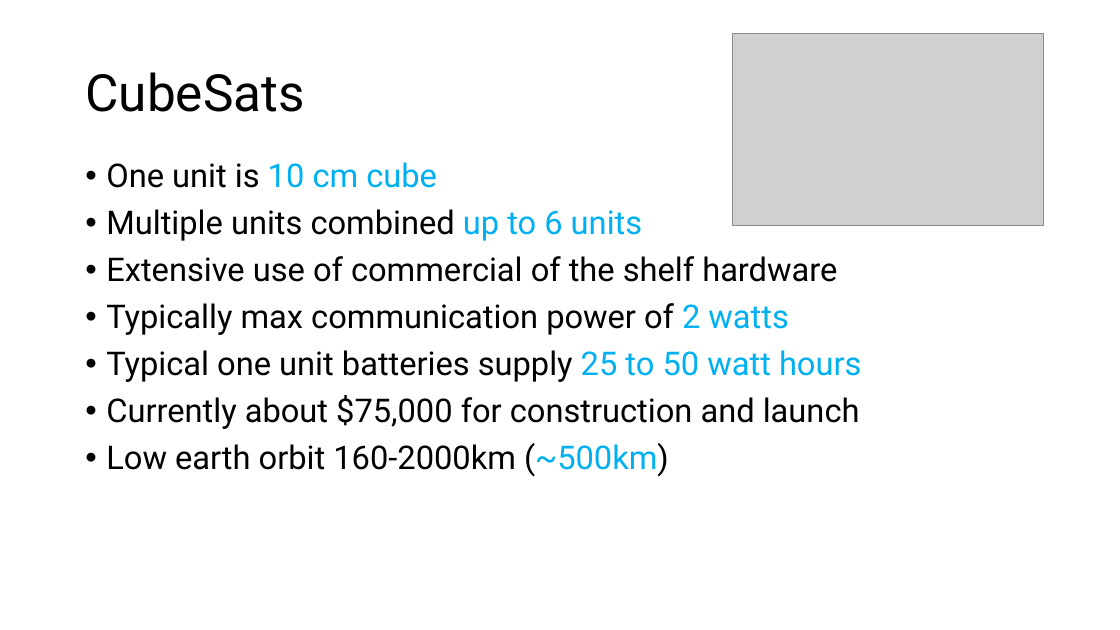
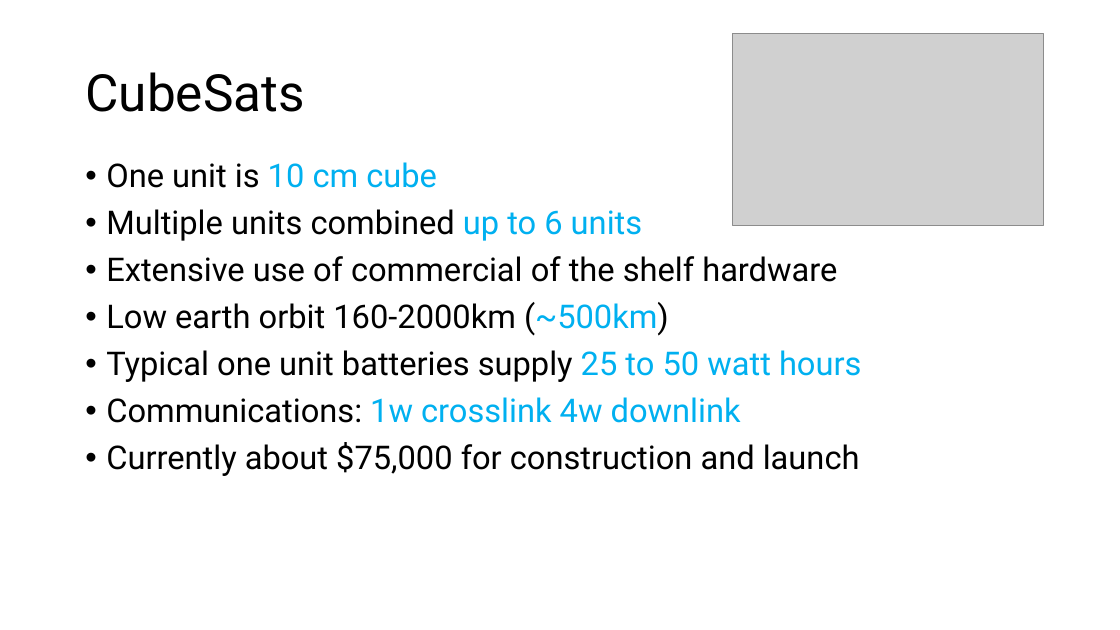
Before and after one commit to StarStuffSteve/masters-research-project, a slide deck: slide 2 of Proposal/Revised Research Proposal - Draft.pptx. Drawn at 1120x630 pixels with LibreOffice and Linux fonts; fonts in the diff are those of the drawing; grey boxes stand for pictures; background and template pictures are left out. Boxes give left, top, right and bottom in pixels: in the first picture for what was removed or moved away, otherwise in the second. Text is boxed around its words. In the diff, an @@ line names an element or a change of style, - is before the commit and + after.

```diff
--- a/Proposal/Revised Research Proposal - Draft.pptx
+++ b/Proposal/Revised Research Proposal - Draft.pptx
@@ text at (106, 302, 669, 336): text changed @@
-• Typically max communication power of 2 watts
+• Low earth orbit 160-2000km (~500km)
@@ text at (106, 397, 741, 423): paragraph added @@
+• Communications: 1w crosslink 4w downlink
@@ text at (106, 443, 669, 477): paragraph removed @@
-• Low earth orbit 160-2000km (~500km)
```
Also in this commit, not shown: 4 other slides changed, 2 slides added, 1 slide removed.
